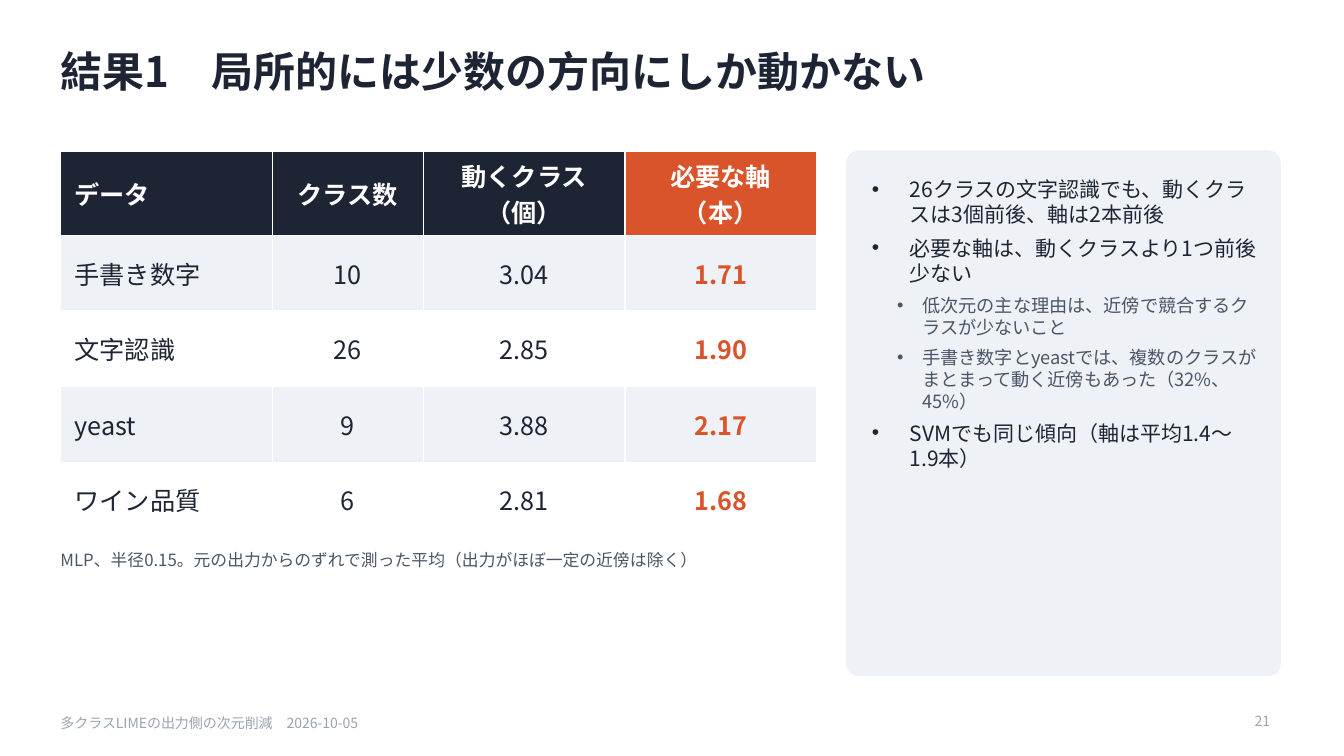
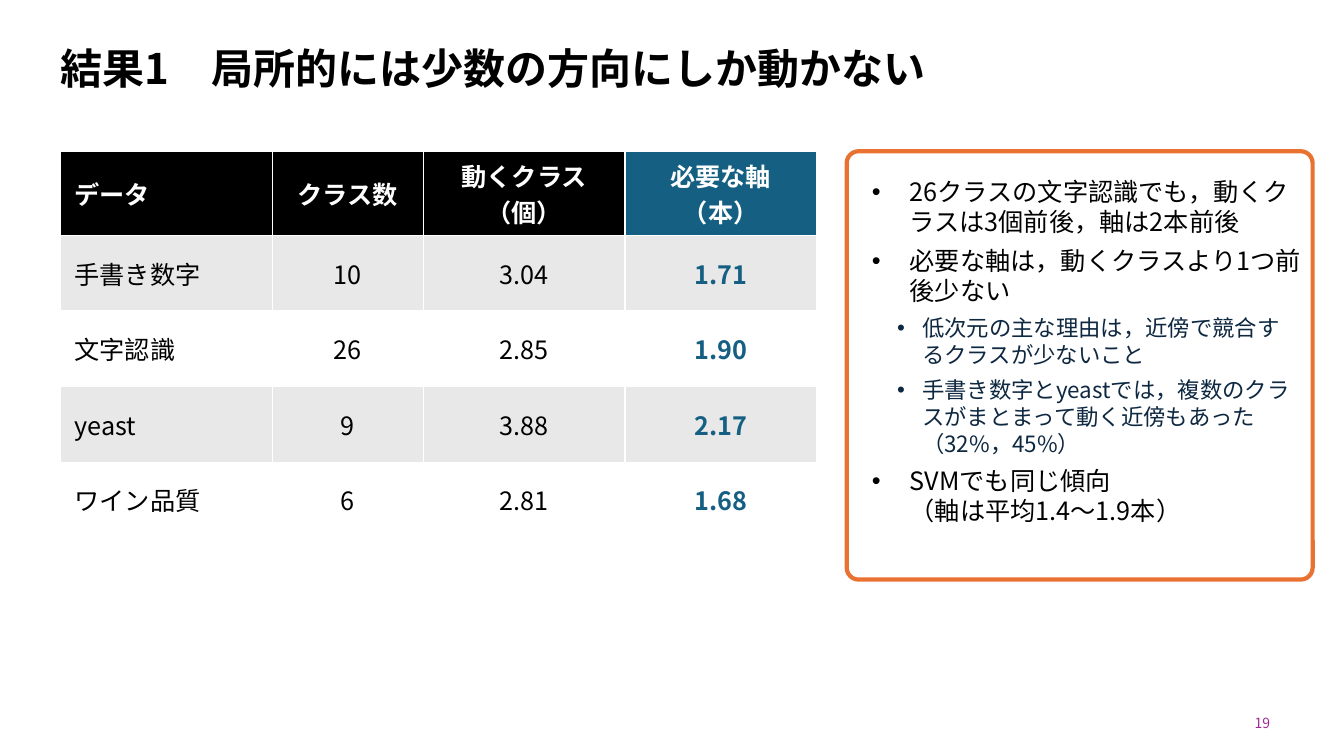
Before and after one commit to SoutaIkegame/Fisher_LIME, a slide deck: slide 19 of docs/seminar/2026-10-05_seminar.pptx (slide 21 before the commit). Drawn at 1344x756 pixels with LibreOffice and Linux fonts; fonts in the diff are those of the drawing. Boxes give left, top, right and bottom in pixels: in the first picture for what was removed or moved away, otherwise in the second. Text is boxed around its words. In the diff, an @@ line names an element or a change of style, - is before the commit and + after.

```diff
--- a/docs/seminar/2026-10-05_seminar.pptx
+++ b/docs/seminar/2026-10-05_seminar.pptx
@@ title "結果1 局所的には少数の方向にしか動かない" at (60, 48, 925, 88): text colour #1D2433 to #000000; line spacing 1 to 0.9 @@
@@ table at (60, 151, 817, 529) @@
-row 1, column 3: 動くクラス（個）
+row 1, column 3: 動くクラス （個）
-row 1, column 4: 必要な軸（本）
+row 1, column 4: 必要な軸 （本）
@@ fill #1D2433 to #000000 in 3 cells @@
@@ fill #D9532B to #156082 in row 1, column 4 @@
@@ fill #EEF1F5 to #E8E8E8 in 8 cells @@
@@ text colour #1D2433 to #000000 in "手書き数字", "10", "3.04", "文字認識" and 8 more places @@
@@ text colour #D9532B to #156082 in "1.71", "1.90", "2.17", "1.68" @@
@@ rounded rectangle: place and size @@
-rounded rectangle at (847, 151, 1280, 676)
+rounded rectangle at (847, 151, 1313, 580)
@@ rounded rectangle at (847, 151, 1313, 580): fill #EEF1F5 to #FFFFFF; outline #EEF1F5 1 pt to #E97132 3 pt @@
@@ text at (910, 179, 1301, 523): text changed; size 15 to 18 pt; text colour #1D2433 to #000000 @@
-• 26クラスの文字認識でも、動くクラスは3個前後、軸は2本前後
-• 必要な軸は、動くクラスより1つ前後少ない
-  • 低次元の主な理由は、近傍で競合するクラスが少ないこと
-  • 手書き数字とyeastでは、複数のクラスがまとまって動く近傍もあった（32%、45%）
-• SVMでも同じ傾向（軸は平均1.4〜1.9本）
+• 26クラスの文字認識でも，動くクラスは3個前後，軸は2本前後
+• 必要な軸は，動くクラスより1つ前後少ない
+  • 低次元の主な理由は，近傍で競合するクラスが少ないこと
+  • 手書き数字とyeastでは，複数のクラスがまとまって動く近傍もあった（32%，45%）
+• SVMでも同じ傾向
+  （軸は平均1.4〜1.9本）
@@ text removed at (60, 552, 697, 568) @@
-MLP、半径0.15。元の出力からのずれで測った平均（出力がほぼ一定の近傍は除く）
@@ text removed at (60, 716, 359, 729) @@
-多クラスLIMEの出力側の次元削減 2026-10-05
@@ page number at (1255, 717, 1271, 728): vertical alignment top to middle @@
@@ page number at (1255, 717, 1271, 728): text changed; text colour #9AA3B2 to #A02B93 @@
-21
+19
```
Also in this commit, not shown: 21 other slides changed, 1 slide added, 11 slides removed, 5 other files.
